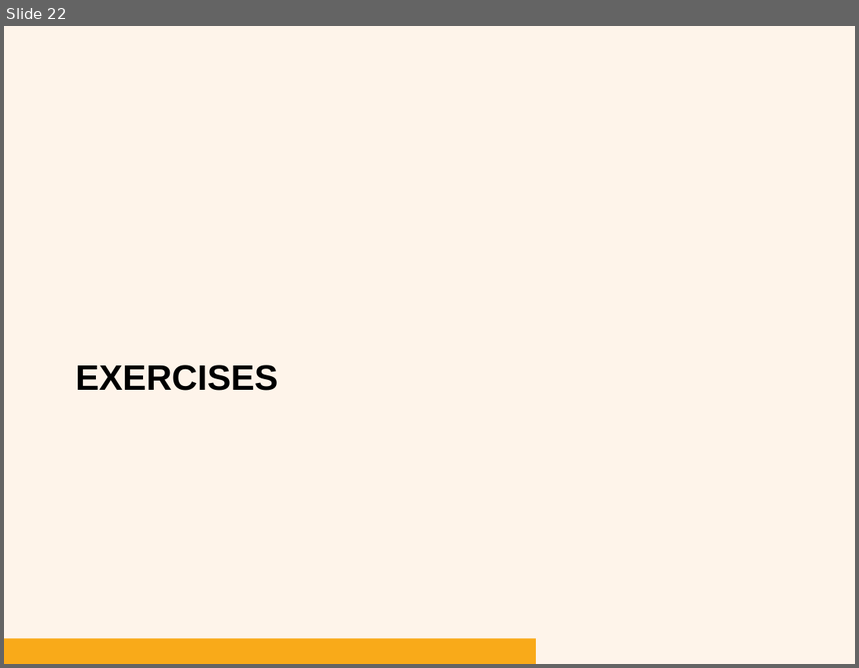
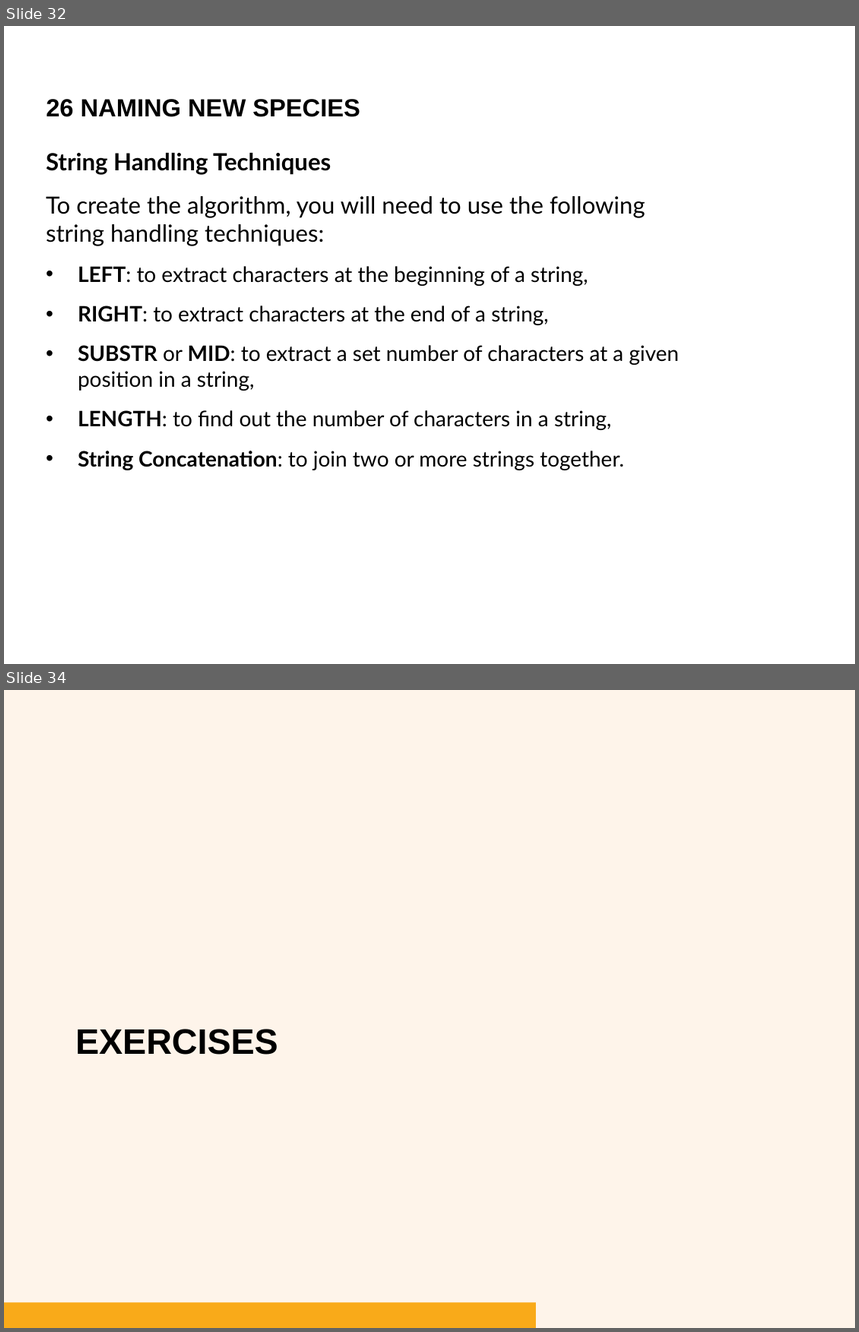
Before and after one commit to bryanbsun/pythonps, a slide deck: Python Problem Solver 2.pptx. Shown one above the other, each under a label of ours: slide 22 before the commit, slides 32 and 34 after it; the slides between them are not shown. The pictures are 859x668 and 859x1332 pixels, drawn with LibreOffice and Linux fonts; fonts in the diff are those of the drawing; background and template pictures are left out. Boxes give left, top, right and bottom in pixels: in the first picture for what was removed or moved away, otherwise in the second. Text is boxed around its words. In the diff, an @@ line names an element or a change of style, - is before the commit and + after.

```diff
--- a/Python Problem Solver 2.pptx
+++ b/Python Problem Solver 2.pptx
@@ slide 32 added at <box>4,26,855,664</box>, background #FFFFFF @@
@@ text added at <box>46,99,360,117</box>, 21 pt, text #000000, bold @@
+26 NAMING NEW SPECIES
@@ text added at <box>46,153,680,471</box>, 18 pt, text #000000 @@
+String Handling Techniques
+To create the algorithm, you will need to use the following string handling techniques:
+• LEFT: to extract characters at the beginning of a string,
+• RIGHT: to extract characters at the end of a string,
+• SUBSTR or MID: to extract a set number of characters at a given position in a string,
+• LENGTH: to find out the number of characters in a string,
+• String Concatenation: to join two or more strings together.
@@ what was slide 22 is now slide 34 @@
```
Also in this commit, not shown: 2 slides changed, 12 other slides added, 1 slide removed, 2 other files.
